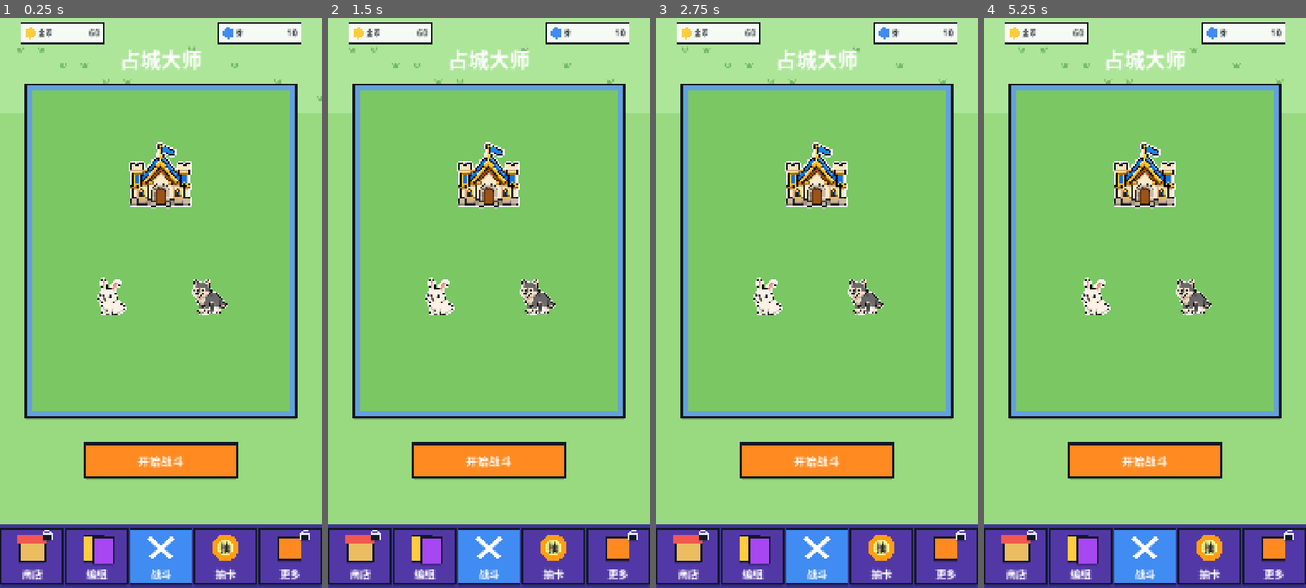
Above: before the commit, frames 1-4 (left to right).
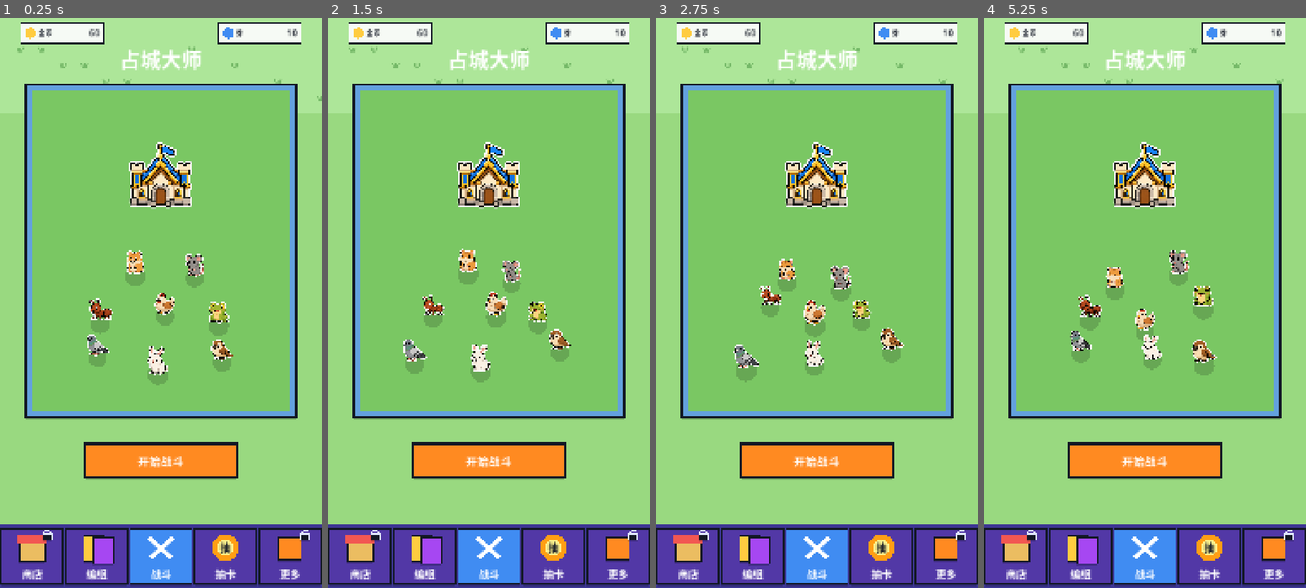
Above: after the commit, the same moments.

Repository: BlacKKing4210/zhanchengdashi
Game: Godot game, scene res://scenes/main.tscn
The game is run twice, just before and just after one commit, with the same random seed, the same clock (stepped at 60 frames per second) and the same inputs.
Inputs (mouse positions are in pixels of both pictures, inside the frame that each line leads up to):
- Up to frame 1 (0.25 s): no input
- Up to frame 2 (1.5 s): tap Enter at 0.5 s; move the mouse to (559, 274) at 0.52 s; tap R at 0.6 s; click (559, 274) at 0.67 s; drag from (424, 331) to (472, 417) at 1.27 s
- Up to frame 3 (2.75 s): move the mouse to (849, 177) at 2.02 s; tap R at 2.1 s; click (849, 177) at 2.17 s
- Up to frame 4 (5.25 s): drag from (1128, 417) to (1048, 217) at 2.77 s; move the mouse to (1241, 388) at 3.52 s; tap R at 3.6, 5.1 s; click (1241, 388) at 3.67 s; drag from (1048, 217) to (1096, 160) at 4.27 s; move the mouse to (1161, 303) at 5.02 s; click (1161, 303) at 5.17 s

The runs differ from the first frame. In frame 1, 3.0% of the frame differs, in the area x 27-73%, y 40-65%; in frame 2, 3.0%; in frame 3, 2.9%; in frame 4, 2.9%.

Commit message:
Simplify locked tile site icons

Diff:
--- a/scripts/app/main.gd
+++ b/scripts/app/main.gd
@@ -1051,9 +1051,35 @@
 	_box(scene_rect, Color(0.39, 0.63, 0.87), COLOR_LINE, 5)
 	draw_rect(scene_rect.grow(-14), Color(0.48, 0.78, 0.39))
 	draw_texture_rect(BUILDING_ART["base"], Rect2(260, 260, 200, 200), false)
-	draw_texture_rect(UNIT_ART["rabbit"], Rect2(190, 570, 120, 120), false)
-	draw_texture_rect(UNIT_ART["wolf"], Rect2(410, 570, 120, 120), false)
+	_draw_lobby_deck_animals(scene_rect.grow(-34))
 	_cta(_start_rect(), "开始战斗", true)
+
+
+func _draw_lobby_deck_animals(area: Rect2) -> void:
+	if deck.is_empty():
+		return
+	var points = [
+		Vector2(0.28, 0.68), Vector2(0.50, 0.70), Vector2(0.72, 0.68), Vector2(0.38, 0.56),
+		Vector2(0.62, 0.56), Vector2(0.22, 0.82), Vector2(0.50, 0.84), Vector2(0.78, 0.82)
+	]
+	for i in range(min(deck.size(), points.size())):
+		var card = _card_by_id(String(deck[i]))
+		if card.is_empty():
+			continue
+		_draw_lobby_animal(area, card, points[i], i)
+
+
+func _draw_lobby_animal(area: Rect2, card: Dictionary, anchor: Vector2, index: int) -> void:
+	var card_id = String(card.get("id", ""))
+	var motion_seed = float(absi(hash(card_id)) % 1000) / 1000.0
+	var phase = ui_time * (0.75 + motion_seed * 0.35) + motion_seed * TAU
+	var wander = Vector2(cos(phase * 1.17), sin(phase * 0.91)) * 18.0
+	var bob = sin(phase * 2.2) * 5.0
+	var base_pos = area.position + Vector2(area.size.x * anchor.x, area.size.y * anchor.y)
+	var pos = base_pos + wander + Vector2(0, bob)
+	var size = Vector2(92, 92) * (0.92 + 0.06 * sin(phase + float(index)))
+	draw_circle(pos + Vector2(0, size.y * 0.35), size.x * 0.26, Color(0, 0, 0, 0.16))
+	draw_texture_rect(_card_texture(card), Rect2(pos - size * 0.5, size), false)
 
 
 func _draw_gacha_screen() -> void:
@@ -1229,28 +1255,81 @@
 
 func _draw_site(center: Vector2, tile: Dictionary) -> void:
 	var site = String(tile.get("site", ""))
-	_draw_site_icon(center + Vector2(0, -9), site)
-	var price_rect = Rect2(center + Vector2(-48, 20), Vector2(96, 34))
+	_draw_site_icon(center + Vector2(0, -11), site, String(tile.get("site_card", "")))
 	var affordable = gold >= int(tile["site_cost"])
-	_box(Rect2(price_rect.position + Vector2(0, 4), price_rect.size), Color(0, 0, 0, 0.24), Color.TRANSPARENT, 0)
-	_box(price_rect, Color(1.0, 0.92, 0.34, 0.98) if affordable else Color(1.0, 0.78, 0.48, 0.98), COLOR_LINE, 3)
-	draw_circle(price_rect.position + Vector2(18, 17), 9, COLOR_YELLOW)
-	draw_arc(price_rect.position + Vector2(18, 17), 10, 0.0, TAU, 20, COLOR_LINE, 2.0, true)
-	_draw_text_center(str(int(tile["site_cost"])), Rect2(price_rect.position + Vector2(32, -1), Vector2(54, 36)), 25, COLOR_LINE)
-
-
-func _draw_site_icon(center: Vector2, site: String) -> void:
-	draw_circle(center + Vector2(0, 4), 24, Color(0, 0, 0, 0.18))
-	draw_circle(center, 24, Color(1.0, 0.96, 0.72, 0.92))
-	draw_arc(center, 25, 0.0, TAU, 32, COLOR_LINE, 2.5, true)
-	if site == "mystery":
-		_draw_text_center("?", Rect2(center + Vector2(-20, -21), Vector2(40, 38)), 30, COLOR_LINE)
-		return
-	var icon_building = _site_icon_building(site)
-	var icon_size = Vector2(34, 34)
-	if site == "tower":
-		icon_size = Vector2(34, 42)
-	draw_texture_rect(_building_texture(icon_building), Rect2(center - icon_size * 0.5 + Vector2(0, -2), icon_size), false)
+	_draw_site_cost(center + Vector2(0, 18), int(tile["site_cost"]), affordable)
+
+
+func _draw_site_icon(center: Vector2, site: String, card_id: String) -> void:
+	var ink = Color(0.07, 0.09, 0.14, 0.88)
+	var shadow = Color(0, 0, 0, 0.16)
+	match site:
+		"mystery":
+			_draw_mystery_site_icon(center, ink, shadow)
+		"tower":
+			_draw_tower_site_icon(center, ink, shadow)
+		"mine":
+			_draw_mine_site_icon(center, ink, shadow)
+		_:
+			_draw_animal_head_site_icon(center, card_id, ink, shadow)
+
+
+func _draw_site_cost(center: Vector2, cost: int, affordable: bool) -> void:
+	var coin_color = COLOR_YELLOW if affordable else Color(0.84, 0.64, 0.28)
+	var text_color = COLOR_LINE if affordable else Color(0.50, 0.27, 0.16)
+	var coin_center = center + Vector2(-15, 0)
+	draw_circle(coin_center + Vector2(0, 2), 6.0, Color(0, 0, 0, 0.16))
+	draw_circle(coin_center, 6.0, coin_color)
+	draw_arc(coin_center, 6.8, 0.0, TAU, 18, COLOR_LINE, 1.4, true)
+	var size = 15 if cost < 100 else 14
+	_draw_text_center(str(cost), Rect2(center + Vector2(-2, -12), Vector2(38, 22)), size, text_color)
+
+
+func _draw_mystery_site_icon(center: Vector2, ink: Color, shadow: Color) -> void:
+	_draw_text_center("?", Rect2(center + Vector2(-16, -22), Vector2(32, 38)), 31, shadow)
+	_draw_text_center("?", Rect2(center + Vector2(-16, -24), Vector2(32, 38)), 31, ink)
+	draw_rect(Rect2(center + Vector2(-3, 13), Vector2(6, 5)), ink)
+
+
+func _draw_animal_head_site_icon(center: Vector2, card_id: String, ink: Color, shadow: Color) -> void:
+	var id = card_id.to_lower()
+	var c = center + Vector2(0, 2)
+	draw_circle(c + Vector2(0, 4), 15.0, shadow)
+	if id == "rabbit":
+		_draw_filled_polygon([c + Vector2(-10, -8), c + Vector2(-17, -29), c + Vector2(-7, -31), c + Vector2(-3, -9)], ink)
+		_draw_filled_polygon([c + Vector2(8, -8), c + Vector2(11, -31), c + Vector2(21, -28), c + Vector2(16, -7)], ink)
+	elif id == "frog":
+		draw_circle(c + Vector2(-10, -12), 8.0, ink)
+		draw_circle(c + Vector2(10, -12), 8.0, ink)
+	elif id == "chicken" or id == "eagle" or id == "golden_eagle":
+		_draw_filled_polygon([c + Vector2(10, -3), c + Vector2(24, 2), c + Vector2(10, 8)], ink)
+	elif id == "pigeon":
+		_draw_filled_polygon([c + Vector2(10, -2), c + Vector2(21, 3), c + Vector2(10, 7)], ink)
+	else:
+		_draw_filled_polygon([c + Vector2(-16, -4), c + Vector2(-13, -22), c + Vector2(-2, -10)], ink)
+		_draw_filled_polygon([c + Vector2(16, -4), c + Vector2(13, -22), c + Vector2(2, -10)], ink)
+	draw_circle(c, 16.0, ink)
+	draw_circle(c + Vector2(0, 7), 9.0, ink)
+
+
+func _draw_tower_site_icon(center: Vector2, ink: Color, shadow: Color) -> void:
+	var c = center + Vector2(0, 1)
+	draw_rect(Rect2(c + Vector2(-14, 11), Vector2(28, 5)), shadow)
+	draw_rect(Rect2(c + Vector2(-12, -12), Vector2(24, 27)), ink)
+	draw_rect(Rect2(c + Vector2(-17, 10), Vector2(34, 7)), ink)
+	draw_rect(Rect2(c + Vector2(-16, -18), Vector2(7, 8)), ink)
+	draw_rect(Rect2(c + Vector2(-4, -20), Vector2(8, 10)), ink)
+	draw_rect(Rect2(c + Vector2(9, -18), Vector2(7, 8)), ink)
+	_draw_filled_polygon([c + Vector2(-12, -12), c + Vector2(0, -25), c + Vector2(12, -12)], ink)
+
+
+func _draw_mine_site_icon(center: Vector2, ink: Color, shadow: Color) -> void:
+	var c = center + Vector2(0, 2)
+	_draw_filled_polygon([c + Vector2(-18, 12), c + Vector2(-9, -6), c + Vector2(2, 2), c + Vector2(11, -11), c + Vector2(20, 12)], shadow)
+	_draw_filled_polygon([c + Vector2(-19, 10), c + Vector2(-9, -8), c + Vector2(1, 1), c + Vector2(11, -13), c + Vector2(20, 10)], ink)
+	draw_line(c + Vector2(-16, -15), c + Vector2(14, 15), ink, 4.0, true)
+	draw_line(c + Vector2(-13, -16), c + Vector2(4, -22), ink, 4.0, true)
+	draw_line(c + Vector2(-7, -10), c + Vector2(-14, -1), ink, 3.0, true)
 
 
 func _site_icon_building(site: String) -> String:
@@ -1649,6 +1728,17 @@
 	return closed
 
 
+func _draw_filled_polygon(points: Array, color: Color) -> void:
+	if points.size() < 3:
+		return
+	var polygon = PackedVector2Array()
+	var colors = PackedColorArray()
+	for point in points:
+		polygon.append(point)
+		colors.append(color)
+	draw_polygon(polygon, colors)
+
+
 func _neighbors(key: Vector2i) -> Array:
 	var result = []
 	var offsets = NEIGHBORS_ODD if key.y % 2 == 1 else NEIGHBORS_EVEN
